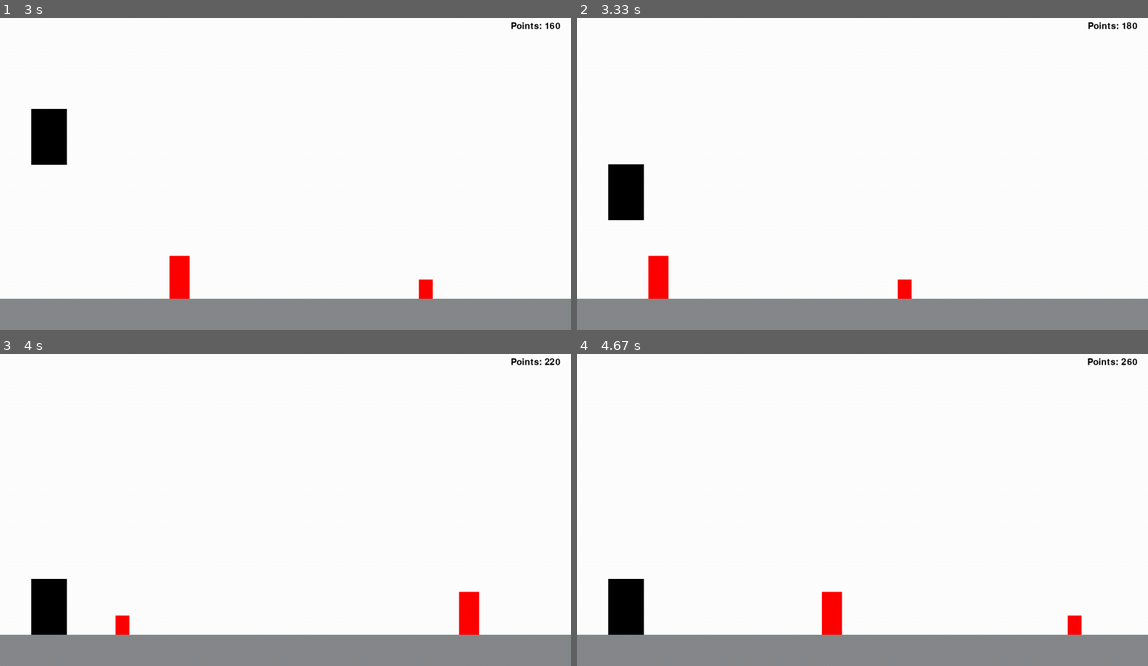
Above: before the commit, frames 1-4 (two rows, left to right).
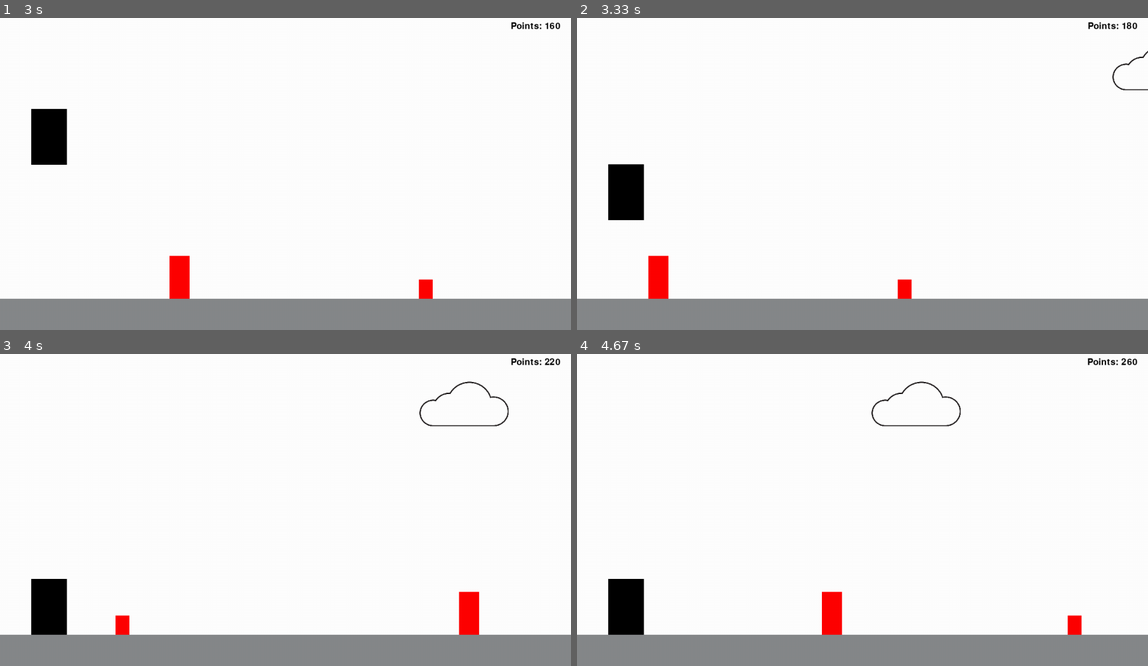
Above: after the commit, the same moments.

Repository: Mapsee/programming-2-a2
Game: pygame game, started from main.py
The game is run twice, just before and just after one commit, with the same random seed, the same clock (stepped at 60 frames per second) and the same inputs.
Inputs:
- Up to frame 1 (3 s): tap Space at 0.33, 0.73, 1.03, 1.23, 1.57, 1.87, 2.07, 2.37, 2.63, 2.97 s
- Up to frame 2 (3.33 s): tap Space at 3.27 s
- Up to frame 3 (4 s): tap Space at 3.4, 3.8 s
- Up to frame 4 (4.67 s): tap Space at 4.1 s

Frame 1 is identical in both runs. In frame 2, less than 0.1% of the frame differs, in the area x 93-100%, y 10-24%; in frame 3, 0.2%; in frame 4, 0.2%, in the area x 51-68%, y 8-24%.

Commit message:
added one cloud

Diff:
--- a/main.py
+++ b/main.py
@@ -2,6 +2,7 @@
 # Make a game that user controls an object on a track, track moves, dodge scenery items, see how far user can go
 import pygame
 import random
+
 # Colours
 BLACK = (0, 0, 0)
 WHITE = (255, 255, 255)
@@ -15,6 +16,28 @@
 pygame.init()
 dimensions = (WIDTH, HEIGHT)
 screen = pygame.display.set_mode(dimensions)
+
+
+class Cloud(pygame.sprite.Sprite):
+    def __init__(self):
+        super().__init__()
+
+        self.x = WIDTH + random.randint(800, 1000)
+        self.y = random.randint(50, 100)
+        self.image = pygame.image.load("./main_images/cloudx.png")
+        self.image = pygame.transform.scale(self.image, (200, 100))
+        self.width = 100
+
+        self.rect = self.image.get_rect()
+
+    def update(self):
+        self.x -= game_speed - 5
+        if self.x < -self.width:
+            self.x = WIDTH + random.randint(2500, 3000)
+            self.y = random.randint(50, 100)
+
+    def draw(self, screen):
+        screen.blit(self.image, (self.x, self.y))
 
 
 # User controlled block
@@ -119,14 +142,27 @@
     all_sprites = pygame.sprite.Group()
     enemy_sprite_list = pygame.sprite.Group()
     player_sprite = pygame.sprite.Group()
-    biggerobstacle = BiggerObstacle()
+
+    cloud = Cloud()
+    bigger_obstacle = BiggerObstacle()
     obstacle = Obstacle()
     player = Player()
     track = Track()
+
+    all_sprites.add(bigger_obstacle)
+    all_sprites.add(player)
+    all_sprites.add(track)
+    all_sprites.add(obstacle)
+    player_sprite.add(player)
+    enemy_sprite_list.add(bigger_obstacle)
+    enemy_sprite_list.add(obstacle)
+
     global game_speed, points
+
     points = 0
     game_speed = 10
     death_count = 0
+
     font = pygame.font.Font('freesansbold.ttf', 20)
 
     def score():
@@ -138,16 +174,11 @@
         text_rect = text.get_rect()
         text_rect.center = (1200, 40)
         screen.blit(text, text_rect)
-    all_sprites.add(biggerobstacle)
-    all_sprites.add(player)
-    all_sprites.add(track)
-    all_sprites.add(obstacle)
-    player_sprite.add(player)
-    enemy_sprite_list.add(biggerobstacle)
-    enemy_sprite_list.add(obstacle)
+
     # ----- LOCAL VARIABLES
     done = False
     clock = pygame.time.Clock()
+
     # ----- MAIN LOOP
     while not done:
         # -- Event Handler
@@ -163,6 +194,8 @@
                 player.idle = False
         # Update the player
         all_sprites.update()
+        cloud.update()
+
         # ----- LOGIC
         death_list = pygame.sprite.spritecollide(player, enemy_sprite_list, False)
         for enemies in death_list:
@@ -170,10 +203,13 @@
             if death_count == 1:
                 pygame.time.delay(2000)
                 menu(death_count)
+
         # ----- DRAW
         screen.fill(WHITE)
         all_sprites.draw(screen)
+        cloud.draw(screen)
         score()
+
         # ----- UPDATE
         pygame.display.flip()
         clock.tick(60)
Binary file added: main_images/cloudx.png
